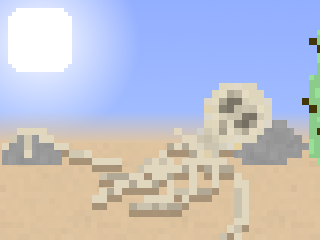
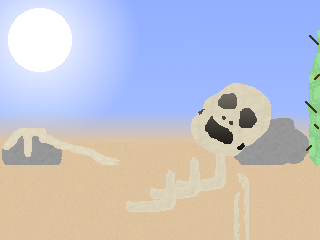
Two versions of the same layered image (320x240). Layer-by-layer changes:
painted on "Cactus" over [302, 28, 320, 166]
removed layer "Skeleton" over [2, 83, 272, 240]
removed layer "Skeleton shadow" (was 25%) over [62, 150, 249, 240]
added layer "Skull" above "Hands" over [191, 83, 271, 156]
added layer "Hands" above "Costal bone 2" over [3, 128, 249, 240]
added layer "Costal bone 2" above "Costal bone 1" over [126, 170, 177, 212]
added layer "Costal bone 1" above "Costal bone" over [150, 157, 201, 199]
added layer "Costal bone" above "Rocks" over [176, 149, 227, 191]
painted on "Rocks" over [2, 118, 310, 165]
painted on "Sand" over [0, 143, 320, 240]
painted on "Background" over [8, 8, 72, 72]
